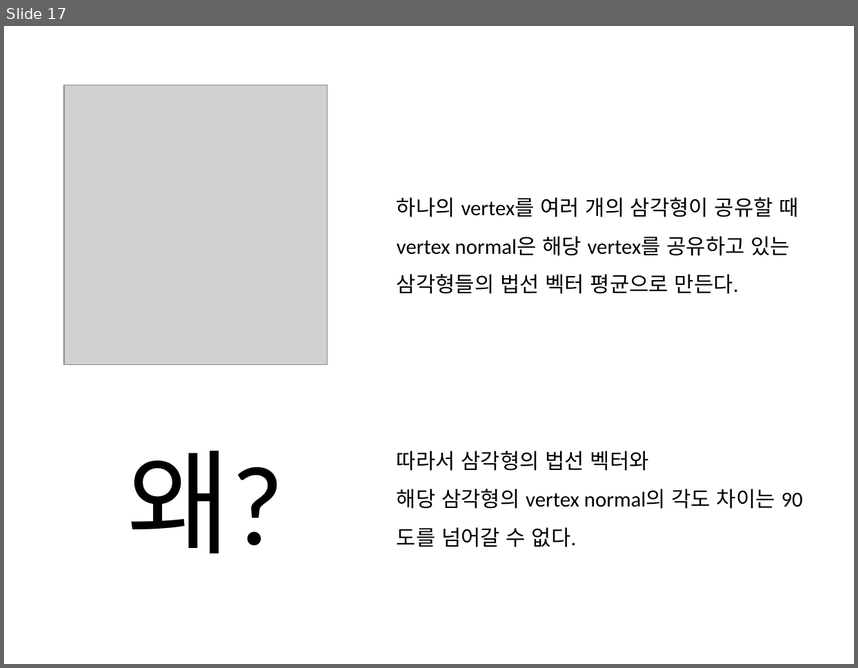
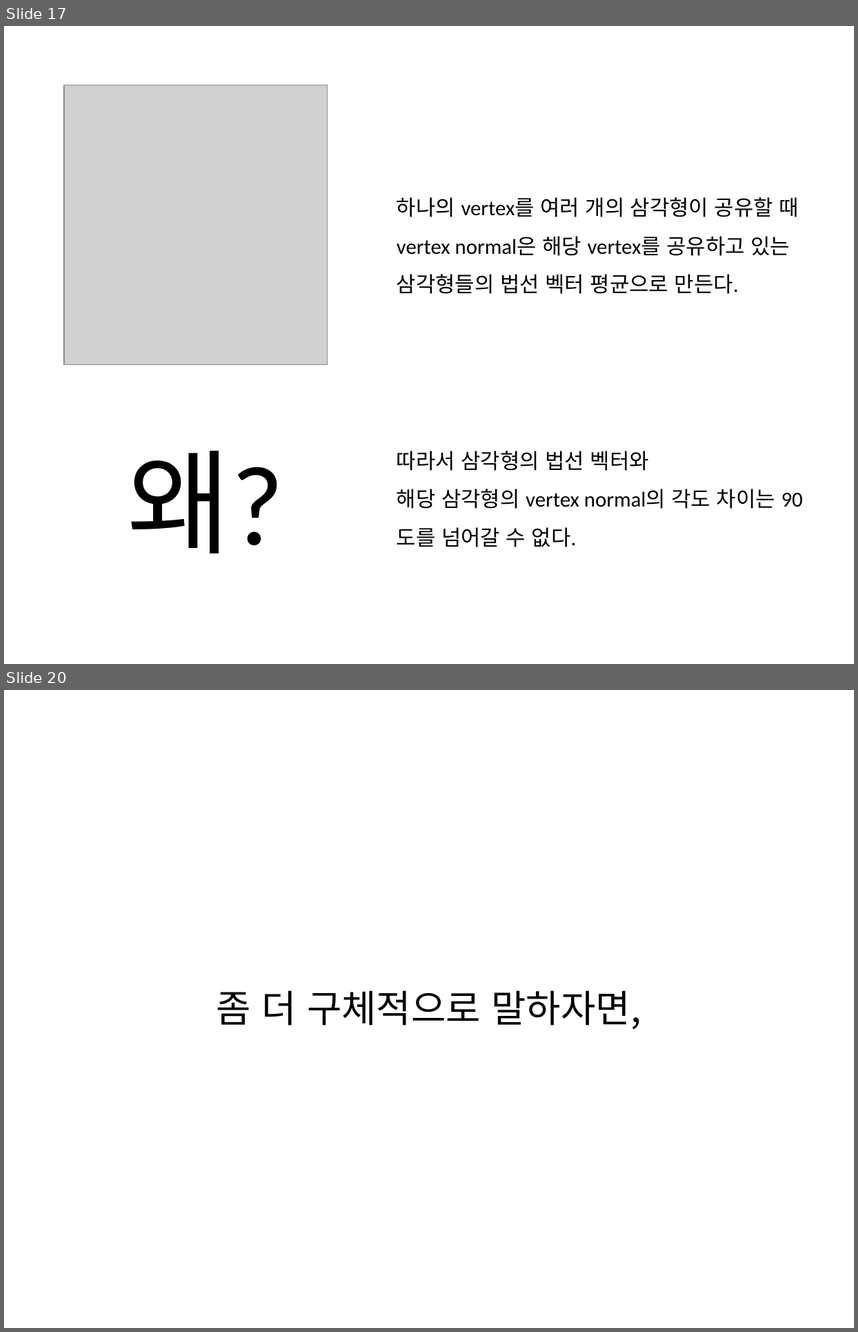
Before and after one commit to Gaia3D/MathStudy, a slide deck: Lecture_3_20170627/강의자료20170627.pptx. Shown one above the other, each under a label of ours: slide 17 before the commit, slides 17 and 20 after it; the slides between them are not shown. The pictures are 858x668 and 858x1332 pixels, drawn with LibreOffice and Linux fonts; fonts in the diff are those of the drawing; grey boxes stand for pictures. Boxes give left, top, right and bottom in pixels: in the first picture for what was removed or moved away, otherwise in the second. Text is boxed around its words. In the diff, an @@ line names an element or a change of style, - is before the commit and + after.

```diff
--- a/Lecture_3_20170627/강의자료20170627.pptx
+++ b/Lecture_3_20170627/강의자료20170627.pptx
@@ slide 20 added at (x1=4, y1=690, x2=854, y2=1328), background #FFFFFF @@
@@ text added at (x1=217, y1=990, x2=641, y2=1029), 32 pt, text #000000 @@
+좀 더 구체적으로 말하자면,
```
Also in this commit, not shown: 2 slides changed, 6 other slides added.
